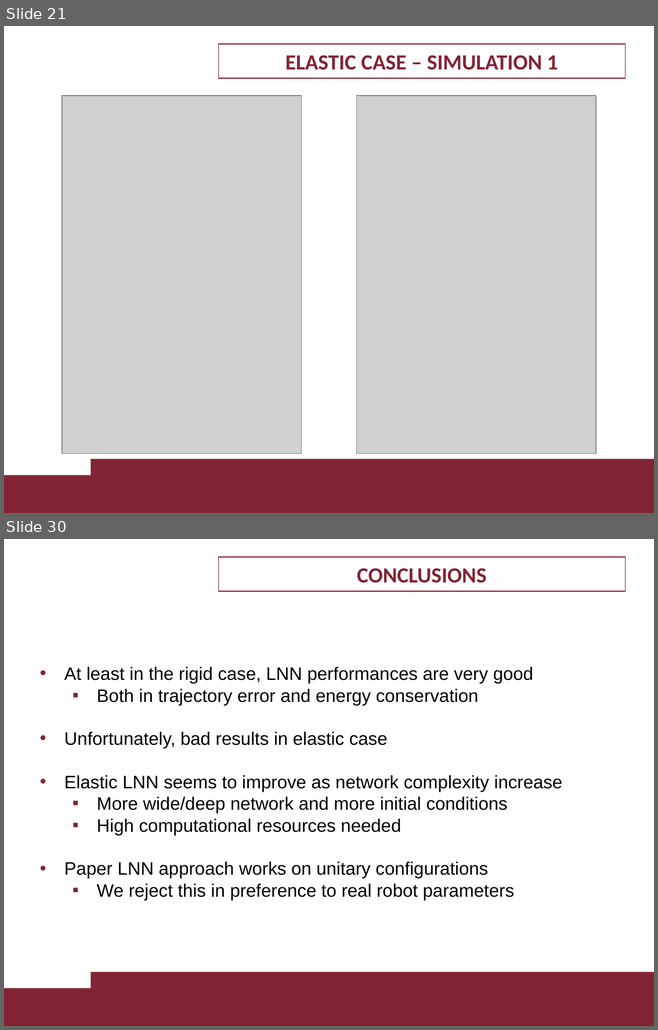
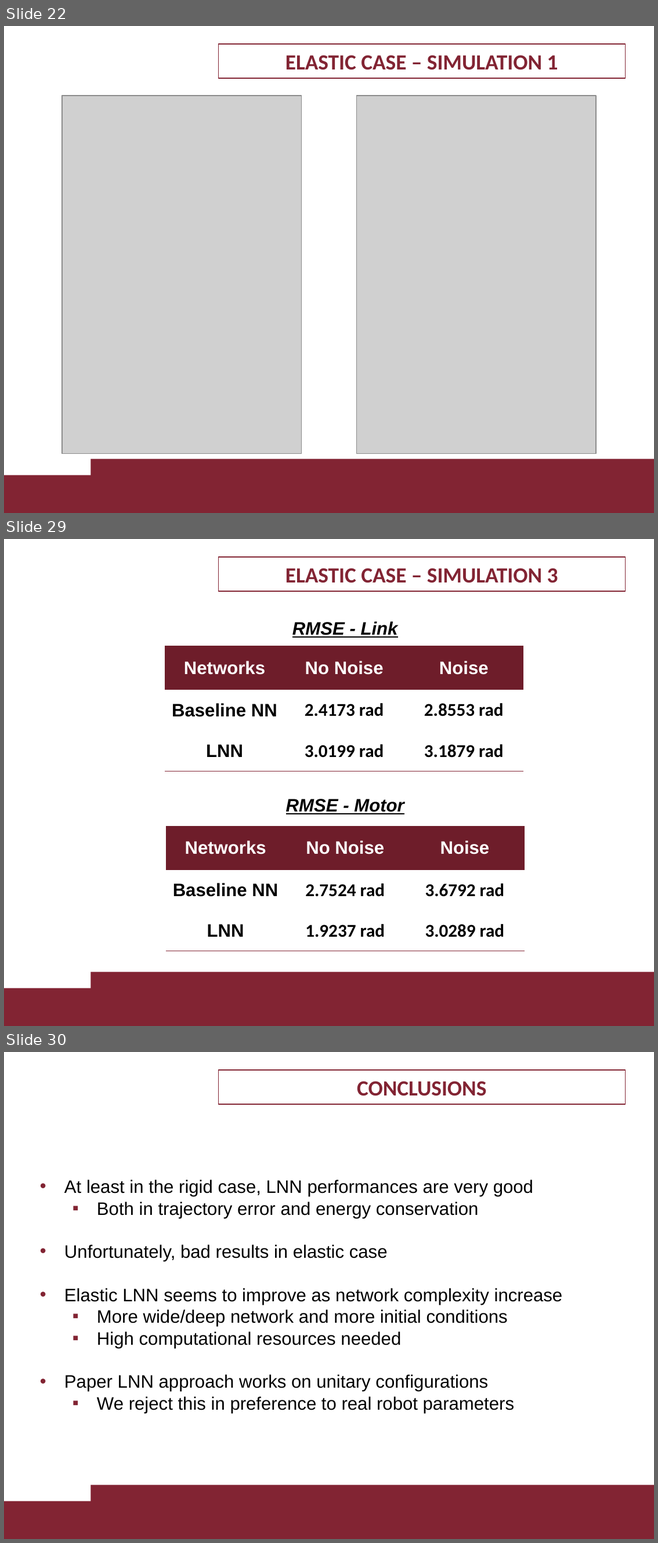
Before and after one commit to LorCir28/lagrangian_neural_network_with_PDcontroller_gravity_cancellation, a slide deck: 1895955_1884561 project/presentation/1895955_1884561.pptx. Shown one above the other, each under a label of ours: slides 21 and 30 before the commit, slides 22, 29 and 30 after it; the slides between them are not shown. The pictures are 658x1030 and 658x1543 pixels, drawn with LibreOffice and Linux fonts; fonts in the diff are those of the drawing; grey boxes stand for pictures; background and template pictures are left out. Boxes give left, top, right and bottom in pixels: in the first picture for what was removed or moved away, otherwise in the second. Text is boxed around its words. In the diff, an @@ line names an element or a change of style, - is before the commit and + after.

```diff
--- a/1895955_1884561 project/presentation/1895955_1884561.pptx
+++ b/1895955_1884561 project/presentation/1895955_1884561.pptx
@@ slide 29 added at [4,539,654,1026], background #FFFFFF; not listed: 2 template elements that a slide beside it also shows @@
@@ rectangle added at [219,557,625,592], outline #822433 0.75 pt, 24 pt, text #822433, bold @@
+ELASTIC CASE – SIMULATION 3
@@ text added at [292,621,398,638], 20 pt, text #000000, bold, italic, underline @@
+RMSE - Link
@@ table added at [165,646,523,772], 3 rows, 3 columns @@
+Networks | No Noise | Noise
+Baseline NN | 2.4173 rad | 2.8553 rad
+LNN | 3.0199 rad | 3.1879 rad
@@ text added at [286,799,404,815], 20 pt, text #000000, bold, italic, underline @@
+RMSE - Motor
@@ table added at [166,826,524,951], 3 rows, 3 columns @@
+Networks | No Noise | Noise
+Baseline NN | 2.7524 rad | 3.6792 rad
+LNN | 1.9237 rad | 3.0289 rad
@@ what was slide 21 is now slide 22 @@
```
Also in this commit, not shown: 7 slides changed, 5 other slides added, 6 slides removed, 20 other files.
